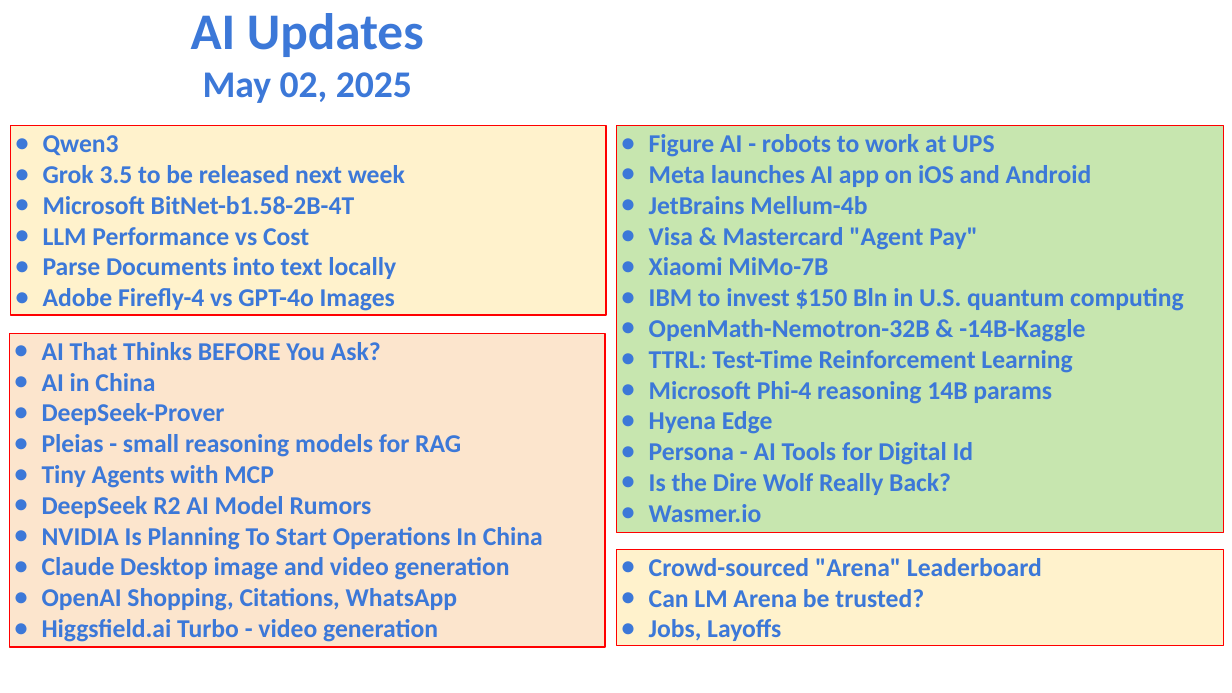
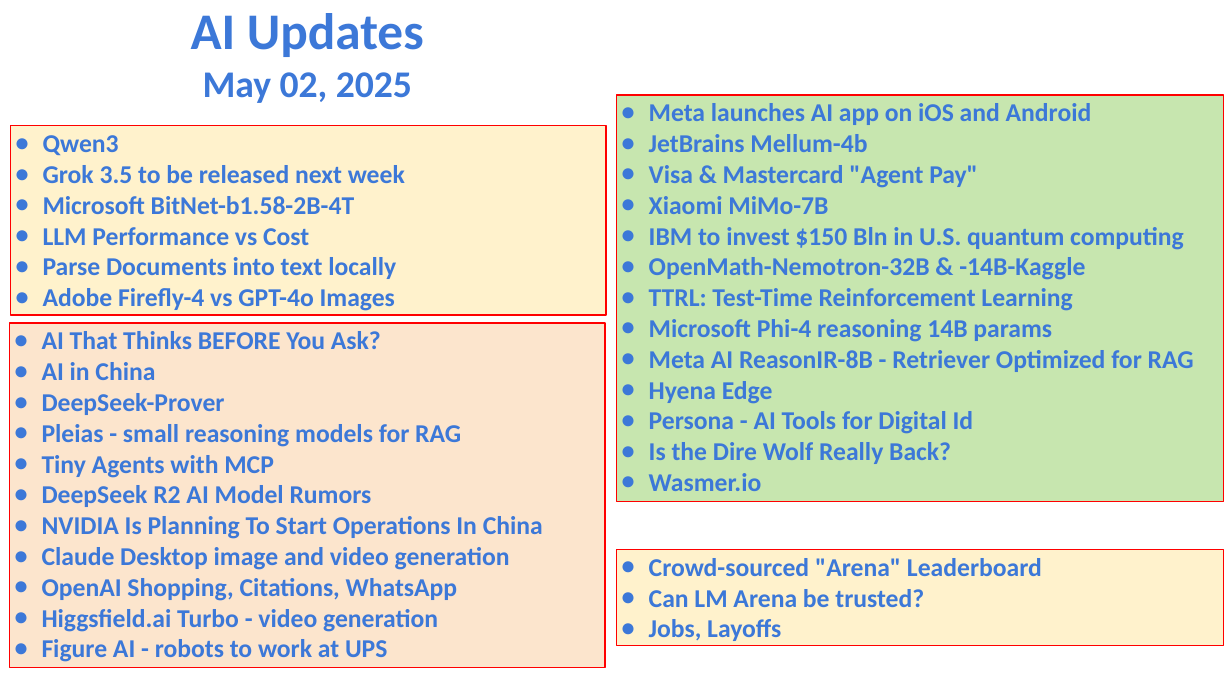
Before and after one commit to lselector/seminar, a slide deck: slide 1 of 2025/2025-05-02-AI-Updates.pptx. Drawn at 1232x693 pixels with LibreOffice and Linux fonts; fonts in the diff are those of the drawing. Boxes give left, top, right and bottom in pixels: in the first picture for what was removed or moved away, otherwise in the second. Text is boxed around its words. In the diff, an @@ line names an element or a change of style, - is before the commit and + after.

```diff
--- a/2025/2025-05-02-AI-Updates.pptx
+++ b/2025/2025-05-02-AI-Updates.pptx
@@ rectangle "Meta launches AI app on ...": place and size @@
-rectangle "Meta launches AI app on ..." at <box>617,126,1223,532</box>
+rectangle "Meta launches AI app on ..." at <box>617,95,1223,501</box>
@@ text in rectangle at <box>649,134,994,157</box>: paragraph removed @@
-● Figure AI - robots to work at UPS
@@ rectangle "AI That Thinks BEFORE You ...": place and size @@
-rectangle "AI That Thinks BEFORE You ..." at <box>10,334,605,648</box>
+rectangle "AI That Thinks BEFORE You ..." at <box>10,323,605,668</box>
@@ text in rectangle at <box>649,350,1194,372</box>: paragraph added @@
+● Meta AI ReasonIR-8B - Retriever Optimized for RAG
@@ text in rectangle at <box>42,639,387,662</box>: paragraph added @@
+● Figure AI - robots to work at UPS
```
Also in this commit, not shown: 2 other slides changed.
